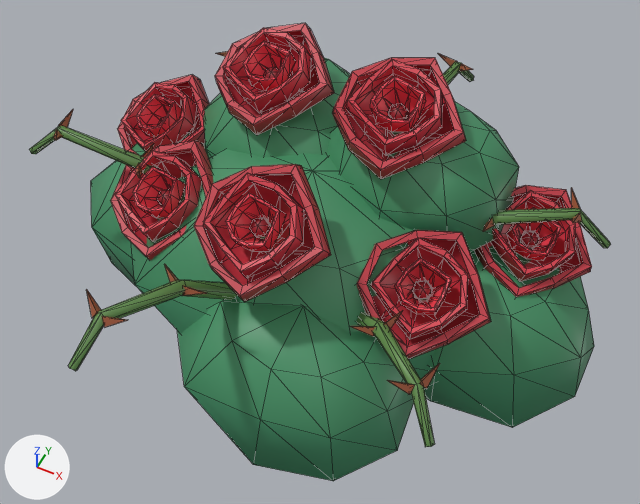
One commit to the glTF model godot/art/models/flora/rose_red.glb: the scene before it, then after it.
One viewpoint serves both versions: a 50 mm camera at (9.4, -18.3, 28.8) aimed at (0.6, -0.6, 6.6). Arrows for +X, +Y and +Z are at lower left; the lights stay in place. The picture after the commit comes second. Mesh edges are drawn as thin lines.

In view in the first picture: 'body_nl', 'petal_crimson_nl', 'stem'.
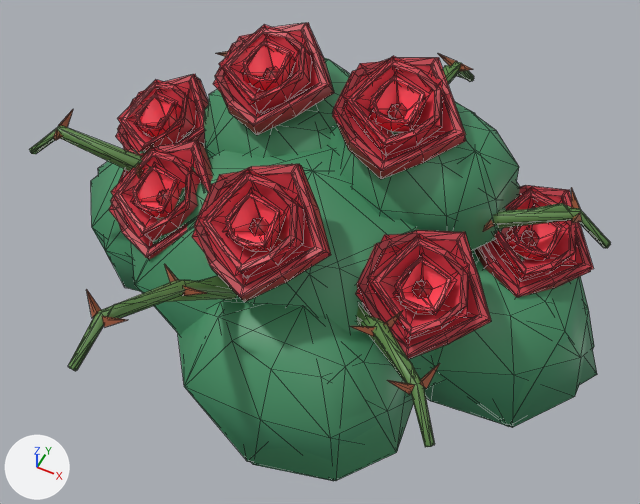
The edits, one by one:
Mesh me_body__far is new.
It has 953 vertices, 957 faces and spans x -9.8..10.3, y -9.5..9.5, z 1.8..12.6.
It uses material mat_defaultmaterial.
Object 'body__far' (ob_body__far) is new; it shows me_body__far.
Its location is (0.0, 0.0, 0.0).

Boxes [x1, y1, x2, y2] around the edits, measured in the pictures (640 x 504 px):
'body__far', added
    after: [31, 23, 610, 481]
'petal_crimson_nl', unchanged, covered by the edit
    before: [111, 23, 592, 359]
    after: [111, 29, 591, 359]
